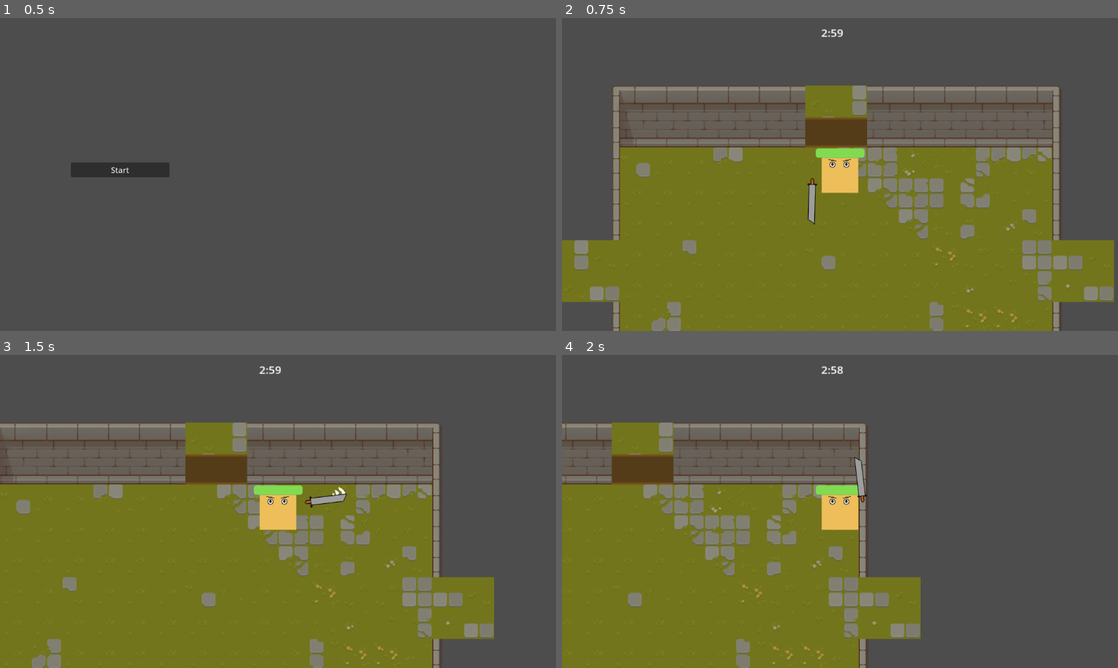
Above: before the commit, frames 1-4 (two rows, left to right).
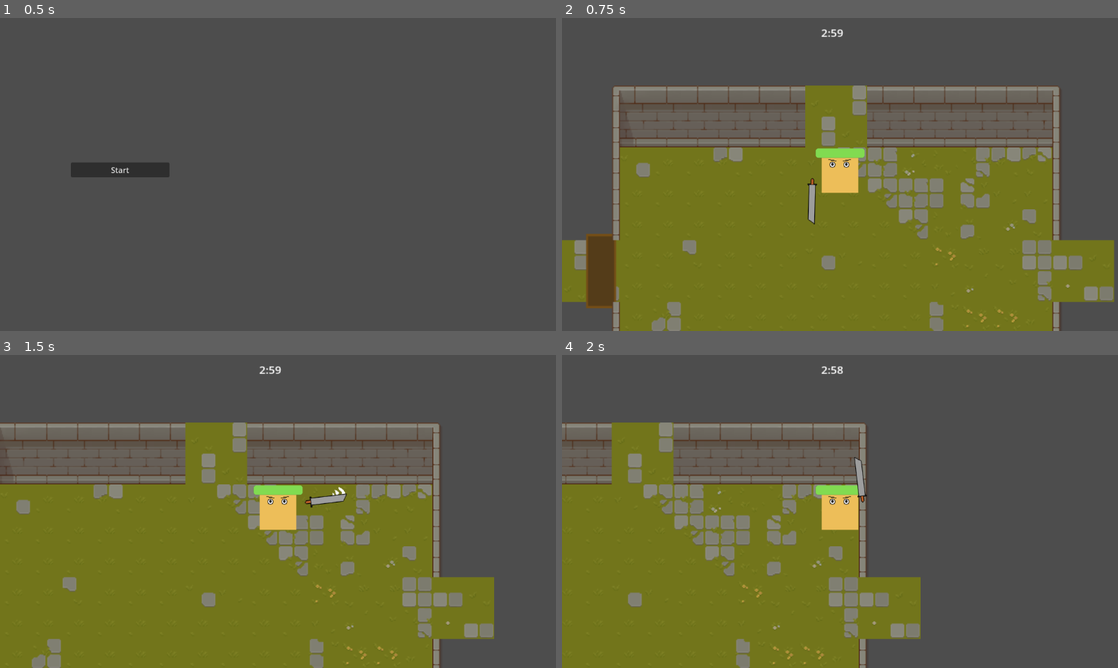
Above: after the commit, the same moments.

Repository: Filip22022/MazePrisoner
Game: Godot game, scene res://game.tscn
The game is run twice, just before and just after one commit, with the same random seed, the same clock (stepped at 60 frames per second) and the same inputs.
Inputs (mouse positions are in pixels of both pictures, inside the frame that each line leads up to):
- Up to frame 1 (0.5 s): no input
- Up to frame 2 (0.75 s): click "Start" at 0.5 s
- Up to frame 3 (1.5 s): tap Enter at 1.25 s; move the mouse to (400, 495) at 1.27 s; hold D (move_right) from 1.28 s (still down); click (400, 495) at 1.35 s
- Up to frame 4 (2 s): keep holding D (move_right)

Frame 1 is identical in both runs. In frame 2, 2.3% of the frame differs, in the area x 4-55%, y 31-93%; in frame 3, 1.1%; in frame 4, 1.1%.

Commit message:
create PlayerManager and move player related code

Diff:
--- a/UI/UIManager.gd
+++ b/UI/UIManager.gd
@@ -10,6 +10,6 @@
 	timer.show()
 	timer.start(3)
 
-func game_over():
+func end_game():
 	timer.stop()
 	timer.hide()
--- a/game.gd
+++ b/game.gd
@@ -4,13 +4,12 @@
 @onready var ui_manager = $UIManager
 
 func _ready():
-	scene_manager.player_death.connect(end_game)
-	scene_manager.game_won.connect(end_game)
+	scene_manager.game_over.connect(end_game)
 
 func start_game():
 	scene_manager.start_game()
 	ui_manager.start_game()
 
 func end_game():
-	scene_manager.game_over.call_deferred()
-	ui_manager.game_over.call_deferred()
+	scene_manager.end_game.call_deferred()
+	ui_manager.end_game.call_deferred()
--- a/game.tscn
+++ b/game.tscn
@@ -6,6 +6,7 @@
 [ext_resource type="Script" path="res://maze_generation/MazeGenerator.gd" id="4_kpke4"]
 [ext_resource type="Script" path="res://UI/UIManager.gd" id="5_p0hqd"]
 [ext_resource type="PackedScene" uid="uid://b8xthppp1k7fo" path="res://UI/game_timer.tscn" id="6_tuvjb"]
+[ext_resource type="Script" path="res://player/PlayerManager.gd" id="7_xvrln"]
 
 [node name="Game" type="Node2D"]
 y_sort_enabled = true
@@ -15,12 +16,16 @@
 [node name="SceneManager" type="Node2D" parent="."]
 script = ExtResource("3_jjlmg")
 
+[node name="PlayerManager" type="Node2D" parent="SceneManager"]
+script = ExtResource("7_xvrln")
+
 [node name="StartMenu" parent="SceneManager" instance=ExtResource("4_e1sqp")]
 position = Vector2(2, 2)
 
 [node name="MazeGenerator" type="TileMap" parent="SceneManager"]
 format = 2
 script = ExtResource("4_kpke4")
+size = 5
 
 [node name="UIManager" type="CanvasLayer" parent="."]
 script = ExtResource("5_p0hqd")
--- a/maze_generation/MazeGenerator.gd
+++ b/maze_generation/MazeGenerator.gd
@@ -1,7 +1,7 @@
 class_name MazeGenerator
 extends TileMap
 
-var size: int = 3
+@export var size: int = 3
 var rooms = []
 var ready_path = []
 var rng: RandomNumberGenerator
--- /dev/null
+++ b/player/PlayerManager.gd
@@ -0,0 +1,28 @@
+class_name PlayerManager
+extends Node2D
+
+signal player_death
+
+var player: Player
+
+func spawn_player(player_position):
+	if not self.has_node("Player"):
+		if not self.player:
+			_create_player()
+		else:
+			add_child(self.player)
+
+	player.position = player_position
+
+func _create_player():
+	var p = load("res://player/player.tscn")
+	self.player = p.instantiate()
+	add_child(player)
+	player.health_depleted.connect(func(): player_death.emit())
+
+func reset_player():
+	player.heal(100.0)
+
+func remove_player():
+	if self.player:
+		remove_child(self.player)
--- a/player/player.gd
+++ b/player/player.gd
@@ -1,3 +1,4 @@
+class_name Player
 extends CharacterBody2D
 
 signal health_depleted
--- a/scenes/SceneManager.gd
+++ b/scenes/SceneManager.gd
@@ -1,21 +1,21 @@
 class_name SceneManager
 extends Node2D
 
-signal player_death
-signal game_won
+signal game_over
 
 var current_scene: Scene = null
 var rooms = []
 var current_room: MazeRoom
-var player
+@onready var player_manager = $PlayerManager
 
 func _ready():
 	current_scene = $StartMenu
+	player_manager.player_death.connect(func(): game_over.emit())
 
-func game_over():
+func end_game():
 	_deferred_change_scene("res://scenes/menus/start_menu.tscn")
 	current_scene.start_game.connect(self.get_parent().start_game)
-	reset_player()
+	player_manager.reset_player()
 
 
 func change_room(direction: Directions.Direction):
@@ -30,12 +30,10 @@
 
 
 	if self.current_room.is_final:
-		#self.current_scene.spawn_exit()
-		#self.current_scene.exit.maze_finished.connect(game_over)
-		self.current_scene.game_won.connect(func(): game_won.emit())
+		self.current_scene.game_won.connect(func(): game_over.emit())
 
 	self.current_scene.initialize(Directions.opposite(direction), self.current_room.connected_rooms)
-	spawn_player(self.current_scene.get_player_spawn())
+	player_manager.spawn_player(self.current_scene.get_player_spawn())
 
 
 func deferred_change_scene(scene_path: String):
@@ -47,8 +45,7 @@
 		self.current_scene.scene_change_requested.disconnect(deferred_change_scene)
 		remove_child(current_scene)
 		current_scene.queue_free()
-	if self.player:
-		remove_child(self.player)
+		player_manager.remove_player()
 
 	current_scene = load(scene_path).instantiate()
 	add_child(current_scene)
@@ -66,25 +63,5 @@
 	call_deferred("_deferred_start_game")
 
 func _deferred_start_game():
-	spawn_player(self.current_scene.get_player_spawn())
+	player_manager.spawn_player(self.current_scene.get_player_spawn())
 	self.current_scene.initialize(Directions.Direction.Up, self.current_room.connected_rooms)
-
-func spawn_player(player_position):
-	if not self.has_node("Player"):
-		if not self.player:
-			_create_player()
-		else:
-			add_child(self.player)
-
-	player.position = player_position
-
-
-func _create_player():
-	var p = load("res://player/player.tscn")
-	self.player = p.instantiate()
-	add_child(player)
-	player.health_depleted.connect(func(): player_death.emit())
-
-func reset_player():
-	player.heal(100.0)
-	#TODO PlayerManager
Not shown: 1 places in game.tscn that only renumber resources
